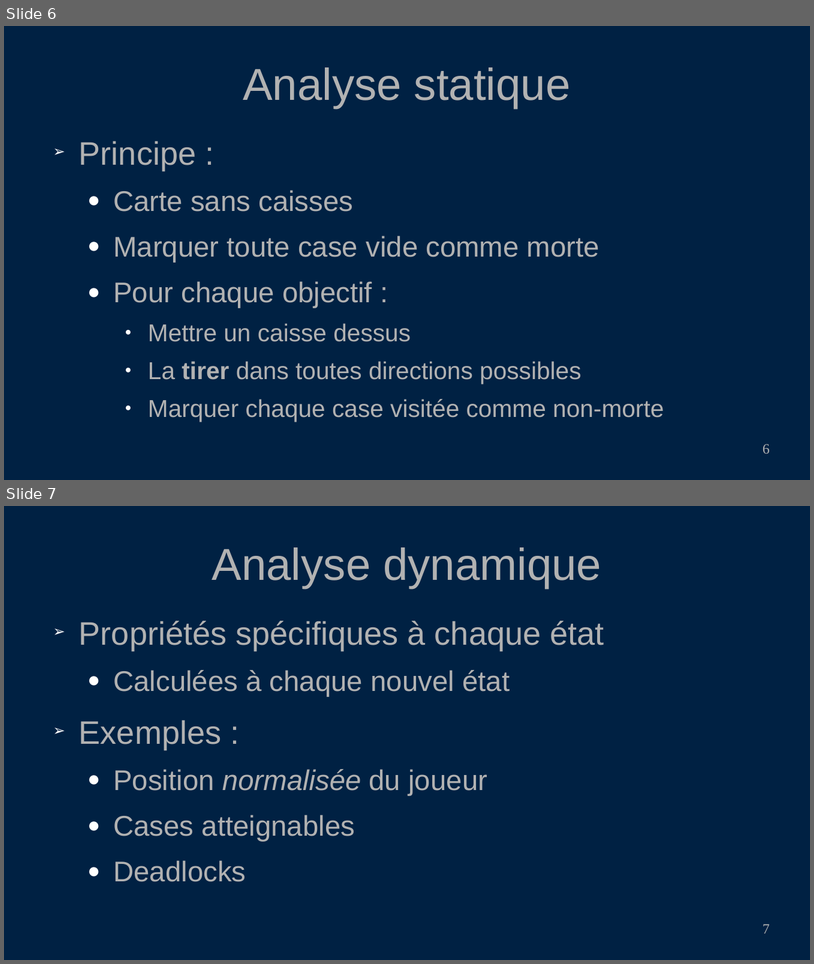
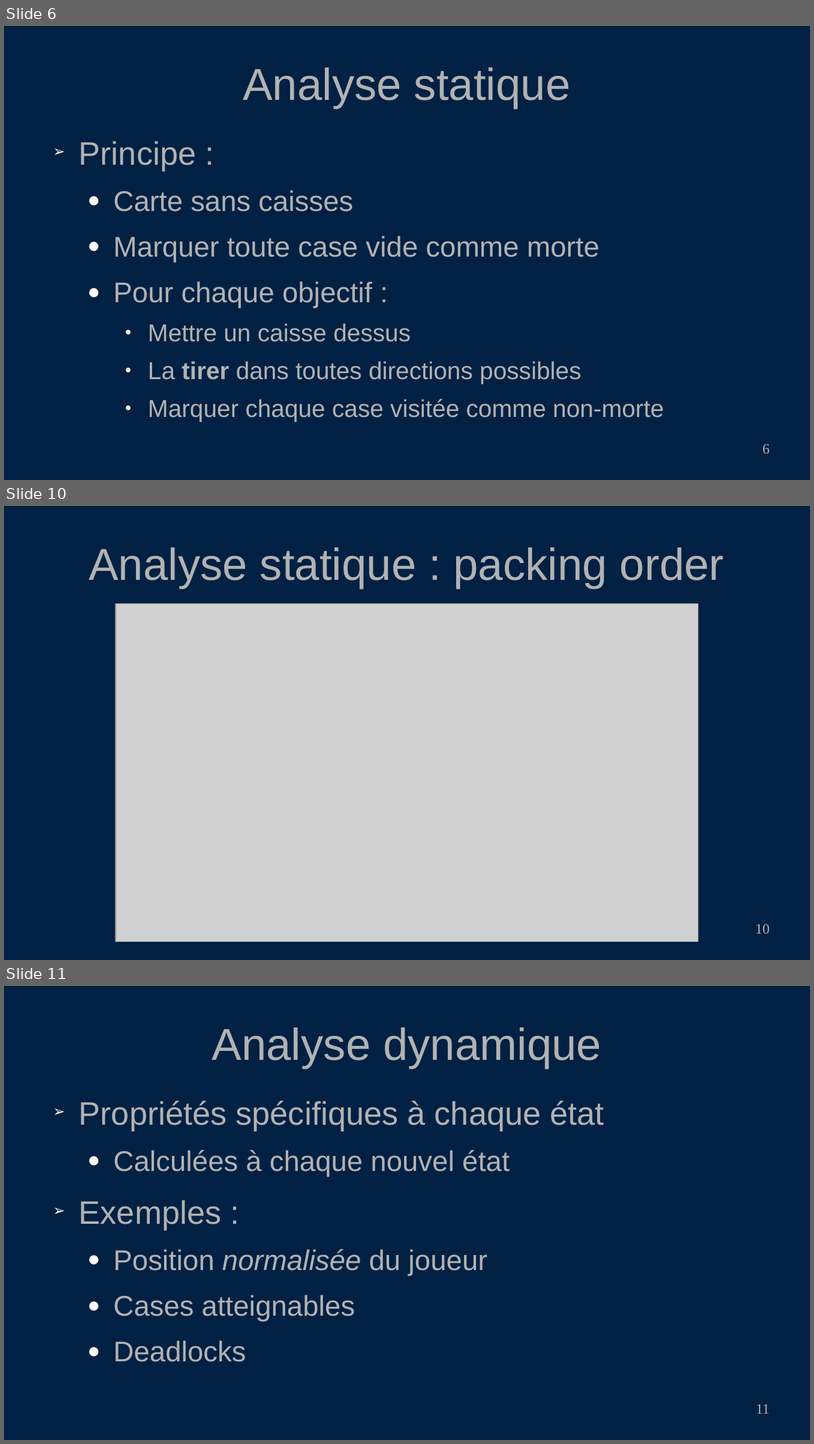
Before and after one commit to PoulpoGaz/sokoshell, a slide deck: documents/presentation.odp. Shown one above the other, each under a label of ours: slides 6 and 7 before the commit, slides 6, 10 and 11 after it; the slides between them are not shown. The pictures are 814x964 and 814x1444 pixels, drawn with LibreOffice and Linux fonts; fonts in the diff are those of the drawing; grey boxes stand for pictures. Boxes give left, top, right and bottom in pixels: in the first picture for what was removed or moved away, otherwise in the second. Text is boxed around its words. In the diff, an @@ line names an element or a change of style, - is before the commit and + after.

```diff
--- a/documents/presentation.odp
+++ b/documents/presentation.odp
@@ slide 10 added at [4,506,810,960], background #002143 @@
@@ title added at [89,547,725,588], 44 pt, text #B2B2B2 @@
+Analyse statique : packing order
@@ picture added at [116,604,699,942] @@
@@ page number added at [756,924,770,933], 14 pt, text #B2B2B2 @@
+10
@@ what was slide 7 is now slide 11 @@
@@ page number at [756,1404,770,1413]: text changed @@
-7
+11
```
Also in this commit, not shown: 1 slide changed, 4 other slides added, 3 slides removed, 21 other files.
